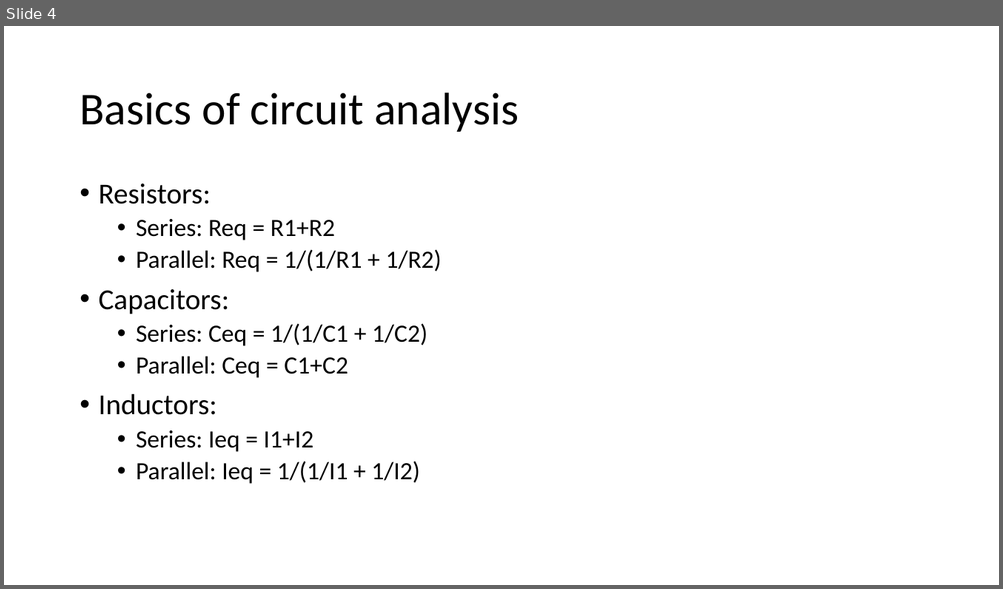
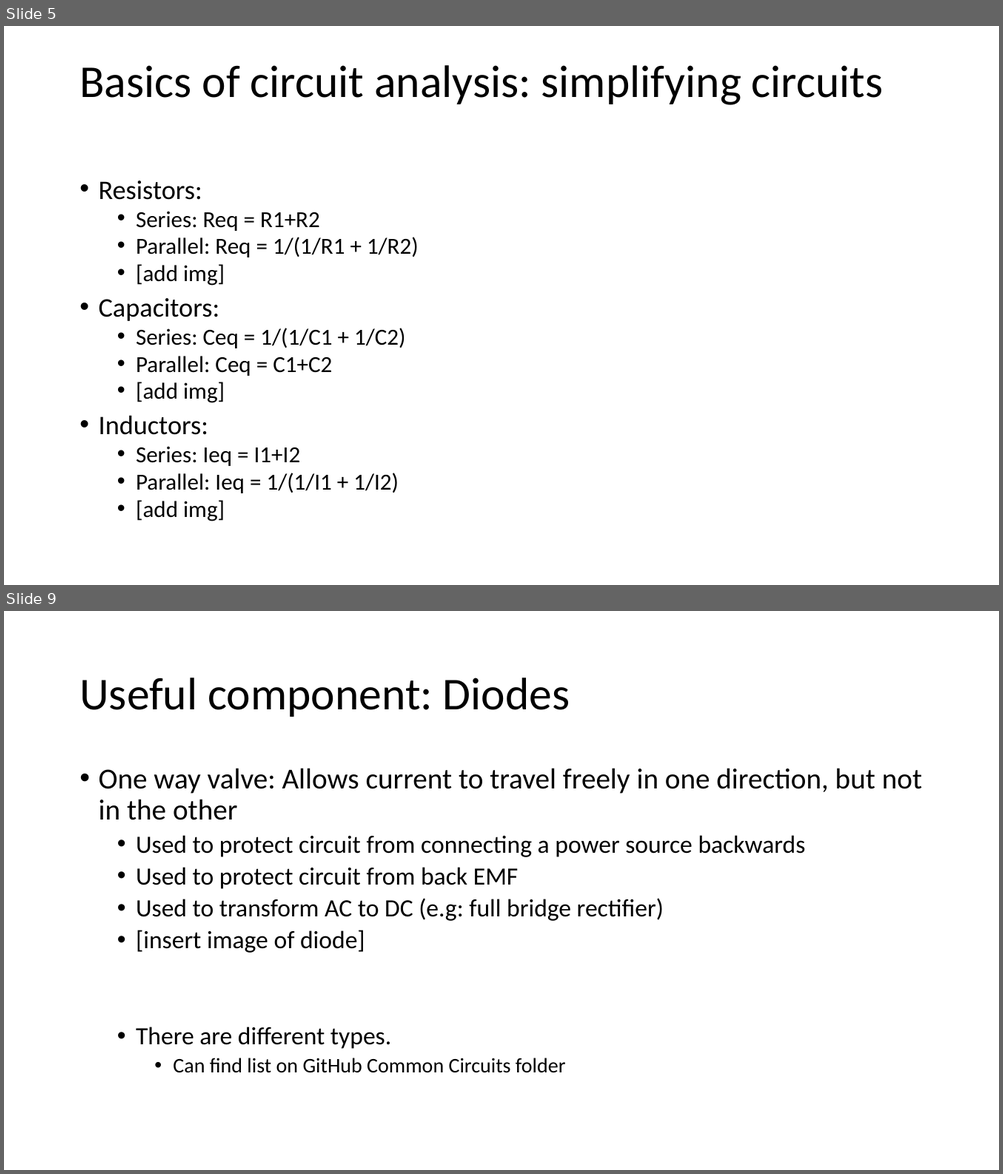
Before and after one commit to Runtime-Learner/McGill-BattleBots-Club, a slide deck: ECSE/Workshop-1/workshop1.pptx. Shown one above the other, each under a label of ours: slide 4 before the commit, slides 5 and 9 after it; the slides between them are not shown. The pictures are 1003x589 and 1003x1174 pixels, drawn with LibreOffice and Linux fonts; fonts in the diff are those of the drawing. Boxes give left, top, right and bottom in pixels: in the first picture for what was removed or moved away, otherwise in the second. Text is boxed around its words. In the diff, an @@ line names an element or a change of style, - is before the commit and + after.

```diff
--- a/ECSE/Workshop-1/workshop1.pptx
+++ b/ECSE/Workshop-1/workshop1.pptx
@@ slide 9 added at (x1=4, y1=611, x2=999, y2=1170), background #FFFFFF @@
@@ title added at (x1=79, y1=678, x2=569, y2=717), 44 pt, text #000000 @@
+Useful component: Diodes
@@ text added at (x1=99, y1=768, x2=922, y2=1073), 24 pt, text #000000 @@
+• One way valve: Allows current to travel freely in one direction, but not in the other
+  • Used to protect circuit from connecting a power source backwards
+  • Used to protect circuit from back EMF
+  • Used to transform AC to DC (e.g: full bridge rectifier)
+  • [insert image of diode]
+  • There are different types.
+    • Can find list on GitHub Common Circuits folder
@@ what was slide 4 is now slide 5 @@
@@ slide 5 changed as well @@
@@ title at (x1=79, y1=65, x2=883, y2=105): text changed @@
-Basics of circuit analysis
+Basics of circuit analysis: simplifying circuits
@@ text at (x1=99, y1=181, x2=418, y2=494): size 28 to 25.9 pt in "Resistors:", "Capacitors:", "Inductors:"; size 24 to 22.2 pt in "Series: Req = R1+R2", "Parallel: Req = 1/(1/R1 + 1/R2)", "Series: Ceq = 1/(1/C1 + 1/C2)", "Parallel: Ceq = C1+C2" and 2 more places; line spacing 0.9 to 0.8 @@
@@ text at (x1=136, y1=264, x2=225, y2=286): paragraph added @@
+  • [add img]
@@ text at (x1=136, y1=382, x2=225, y2=403): paragraph added @@
+  • [add img]
@@ text at (x1=136, y1=500, x2=225, y2=522): paragraph added @@
+  • [add img]
```
Also in this commit, not shown: 4 other slides changed, 4 other slides added, 4 other files.
